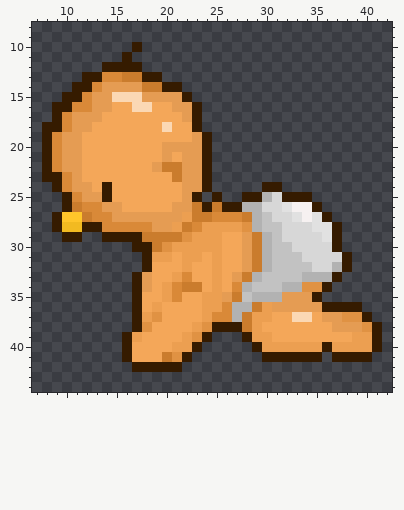
File history of a pixel-art sprite, design resources/png file/baby 2.png. The picture above was drawn from the file before the commit.
The file is 500x500 pixels, drawn in blocks of 10x10; one block is one cell here. Colours within 5 levels of each other are drawn and written as one. Shown: x 7..42, y 8..44.
The same view after the edit:
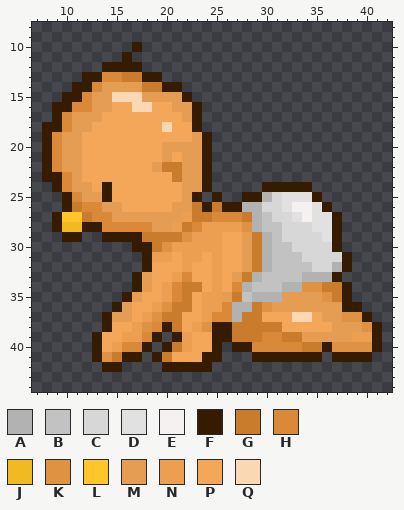
Palette (. is transparent): A #b2b2b2  B #c2c2c2  C #d7d7d7  D #e1e1e1  E #f6f1f1  F #351b00  G #ca7c2d  H #d98938  J #f2ba21  K #e09243  L #ffc52a  M #e59c53  N #ec9f51  P #f4a759  Q #fbd8b4
Changes in this commit:
Colour F becomes colour D in row 25 at x 32 to 34; in row 26 at x 35; in row 27 at x 36.
The author put colour F in row 24 at x 32 to 34; in row 25 at x 35; in row 26 at x 36; in row 27 at x 37; in row 34 at x 38; in row 35 at x 16 and 38.
The author put colour F in row 36 at x 15; in rows 37 to 38 at x 14; in row 39 at x 13 and 25 to 26; in row 40 at x 13, 25 and 27 to 28; in row 41 at x 13, 24 to 25 and 29; in row 42 at x 14 to 15 and 22 to 24.
Colour P becomes colour F in row 38 at x 20; in row 39 at x 19 and 21; in row 40 at x 18 and 20; in row 41 at x 17 and 19.
The author put colour G in rows 34 to 35 at x 37; in row 39 at x 27; in row 41 at x 15.
Colour F becomes colour G in row 34 at x 36; in row 38 at x 27; in row 39 at x 28.
Colour N becomes colour G in rows 37 to 39 at x 29; in row 40 at x 21 and 34 to 35.
Colour P becomes colour G in row 35 at x 22; in row 36 at x 21 to 22; in row 37 at x 20 to 21; in row 38 at x 21 and 30 to 31; in row 39 at x 32 to 33.
Colour F becomes colour H in row 40 at x 16 and 29.
Colour N becomes colour H in row 39 at x 30; in row 40 at x 30 to 33.
Colour P becomes colour H in row 38 at x 19; in row 39 at x 18 and 31; in row 40 at x 17.
The author put colour K in row 35 at x 36; in row 41 at x 14.
Colour N becomes colour K in row 36 at x 30; in row 40 at x 37 to 40.
Colour P becomes colour K in row 36 at x 20.
The author put colour M in row 36 at x 16; in row 37 at x 15 to 16.
Colour F becomes colour M in row 35 at x 17 and 35; in row 36 at x 36 to 37.
Colour P becomes colour M in row 39 at x 34 to 38.
The author put colour N in row 40 at x 15.
Colour F becomes colour N in row 38 at x 17; in row 39 at x 16.
The author put colour P in row 38 at x 15 to 16; in row 39 at x 14 to 15; in row 40 at x 14 and 24; in row 41 at x 23.
Colour F becomes colour P in rows 36 to 37 at x 17; in row 39 at x 24; in row 40 at x 23; in row 41 at x 22.
Colour K becomes colour P in row 39 at x 23; in row 41 at x 21.
Colour N becomes colour P in row 37 at x 30.
Colour F is removed in row 42 at x 17 to 19.
Colour P is removed in row 39 at x 20; in row 40 at x 19; in row 41 at x 18.
Boxes around the changes in both pictures, in picture pixels (x1, y1, x2, y2):
changed: (282, 182, 342, 222)
changed: (92, 282, 372, 372)
